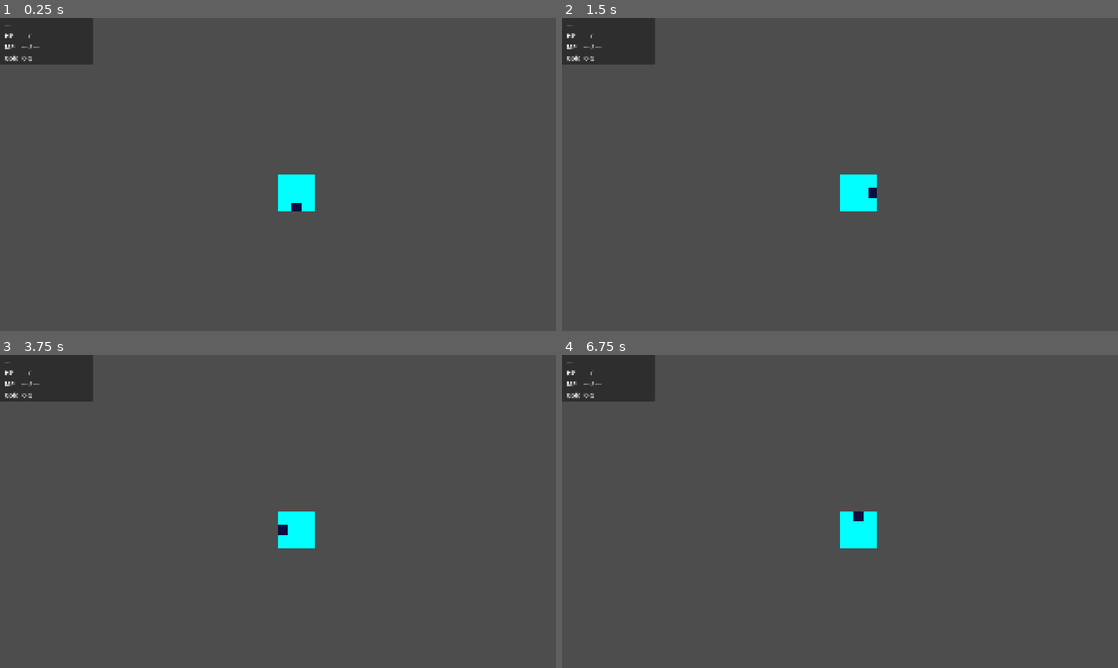
Above: before the commit, frames 1-4 (two rows, left to right).
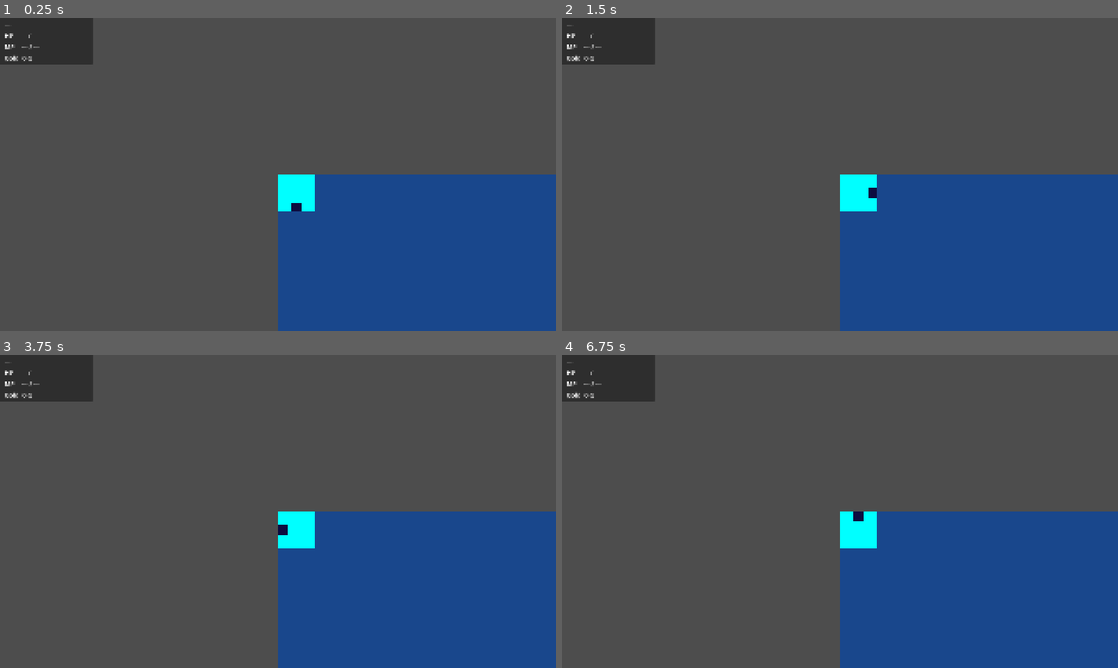
Above: after the commit, the same moments.

Repository: f00man/godot4-dragon-warrior-clone
Game: Godot game, scene res://scenes/world/overworld.tscn
Same seed, same stepped clock (60 frames per second), same inputs: the game is played once before the commit and once after it. This scene is started directly instead of the project's main scene.
Inputs (mouse positions are in pixels of both pictures, inside the frame that each line leads up to):
- Up to frame 1 (0.25 s): no input
- Up to frame 2 (1.5 s): tap Enter (ui_accept) at 0.5, 0.77, 1.25 s; move the mouse to (962, 158) at 0.52 s; hold D (move_right) 0.53-1.25 s; click (962, 158) at 0.67 s; drag from (728, 190) to (812, 237) at 1.27 s
- Up to frame 3 (3.75 s): tap Enter (ui_accept) at 2, 2.75, 3.5 s; move the mouse to (333, 442) at 2.02 s; hold D (move_right) 2.03-2.75 s; drag from (250, 574) to (111, 464) at 2.77 s; move the mouse to (444, 558) at 3.52 s; hold A (move_left) from 3.53 s (still down)
- Up to frame 4 (6.75 s): tap Enter (ui_accept) at 3.77, 4.25 s; release A (move_left) at 4.25 s; drag from (673, 464) to (756, 433) at 4.27 s; move the mouse to (867, 511) at 5.02 s; hold S (move_down) 5.03-5.75 s; click (867, 511) at 5.17 s; drag from (756, 433) to (728, 527) at 5.77 s; move the mouse to (962, 495) at 6.52 s; hold W (move_up) from 6.53 s (still down)

The runs differ from the first frame. In frame 1, 24% of the frame differs, in the area x 50-100%, y 50-100%; in frame 2, 24%; in frame 3, 24%; in frame 4, 24%.
Error before the commit: Invalid call. Nonexistent function 'set_physics_layer_polygon_count' in base 'TileData'. (res://scenes/world/overworld.gd:319)

Commit message:
Fix crash: replace TileData physics API with tile-type blocking in player.gd
Co-Authored-By: Claude Sonnet 4.6 <noreply@anthropic.com>

Diff:
--- a/godot4-dragon-warrior-clone/scenes/world/overworld.gd
+++ b/godot4-dragon-warrior-clone/scenes/world/overworld.gd
@@ -295,29 +295,19 @@
 		img.fill_rect(Rect2i(i * 32, 0, 32, 32), colors[i])
 	var tex = ImageTexture.create_from_image(img)
 
+	# No physics layer on the TileSet — terrain blocking is handled entirely
+	# in player.gd via _is_tile_blocked(), which reads the atlas column index
+	# of the destination tile. This avoids the TileData physics polygon API
+	# (which has version-dependent method names) and is more Dragon Warrior-
+	# authentic: blocking is pure tile logic, not physics simulation.
 	var tileset = TileSet.new()
 	tileset.tile_size = Vector2i(32, 32)
-
-	# Physics layer 0 → world collision layer/mask 1.
-	# Blocking tiles (OCEAN, MOUNTAIN) get a full-tile polygon below.
-	tileset.add_physics_layer()
-	tileset.set_physics_layer_collision_layer(0, 1)
-	tileset.set_physics_layer_collision_mask(0, 1)
 
 	var source = TileSetAtlasSource.new()
 	source.texture = tex
 	source.texture_region_size = Vector2i(32, 32)
 	for i in range(10):
 		source.create_tile(Vector2i(i, 0))
-
-	# Full-tile collision polygon (tile-local coords 0→32).
-	var block = PackedVector2Array([
-		Vector2(0, 0), Vector2(32, 0), Vector2(32, 32), Vector2(0, 32)
-	])
-	for blocked in [OCEAN, MOUNTAIN]:
-		var td = source.get_tile_data(Vector2i(blocked, 0), 0)
-		td.set_physics_layer_polygon_count(0, 1)
-		td.set_physics_layer_polygon(0, 0, block)
 
 	tileset.add_source(source)
 	return tileset
--- a/godot4-dragon-warrior-clone/scripts/entities/player.gd
+++ b/godot4-dragon-warrior-clone/scripts/entities/player.gd
@@ -113,41 +113,59 @@
 	facing = direction
 	_update_direction_indicator()
 
-	# Convert the unit-direction vector into a full-tile pixel displacement.
-	# move_and_collide expects a motion in pixel space, not tile space.
+	var dest = tile_position + direction
+
+	# --- Tile-type blocking (overworld terrain) ---
+	# Check whether the destination tile is passable before attempting any
+	# physics move. This handles ocean and mountain blocking without needing
+	# physics collision shapes on the TileSet, which avoids version-dependent
+	# TileData physics polygon APIs.
+	if _is_tile_blocked(dest):
+		return
+
+	# --- Physics-body blocking (castle walls, NPC colliders, etc.) ---
+	# move_and_collide handles StaticBody2D walls placed in castle/town scenes.
+	# On the overworld the TileMapLayer has no physics layer, so this only fires
+	# when the player bumps into a scene-placed physics object.
 	var motion = direction * TILE_SIZE
-
-	# Attempt the move through Godot's physics engine. move_and_collide returns
-	# a KinematicCollision2D object if something blocked the motion, or null if
-	# the player moved freely. This replaces the old direct position assignment
-	# so wall tile collision shapes actually stop movement.
 	var collision = move_and_collide(motion)
-
 	if collision != null:
-		# A physics body (the TileMapLayer wall shape) blocked the full motion.
-		# Do NOT update tile_position or emit player_moved — from the game's
-		# perspective the player did not change tiles.
-		# move_and_collide may have slid the body slightly along a surface, but
-		# for grid movement we want to stay exactly on the grid, so snap back.
+		# A StaticBody2D blocked the move. Snap back to the exact grid position
+		# to prevent any sub-pixel drift from the partial move_and_collide slide.
 		position = tile_position * TILE_SIZE
 		return
 
-	# Move was unobstructed — commit the new tile coordinate.
-	# We derive tile_position from the actual post-move pixel position to stay
-	# in sync with what move_and_collide wrote, then snap to the nearest grid
-	# origin so any sub-pixel drift is eliminated.
-	tile_position = tile_position + direction
-
-	# Snap the pixel position to the exact tile grid coordinate. This guards
-	# against any floating-point drift that move_and_collide might introduce.
+	# Move was clear — commit the new tile coordinate and pixel position.
+	tile_position = dest
 	position = tile_position * TILE_SIZE
 
-	# Track how many tiles the player has walked. The encounter system will
-	# compare this against a zone-specific threshold to roll for battles.
 	step_count += 1
-	print("Step %d — tile position: %s" % [step_count, tile_position])
+	print("Step %d — tile: %s" % [step_count, tile_position])
 
-	# Notify the overworld (and anything else listening) that the player has
-	# moved. Keeps GameState in sync without this script needing to know
-	# anything about GameState directly — loose coupling via signals.
+	# Notify listeners (overworld.gd updates GameState; EncounterManager rolls
+	# for a random battle). Loose coupling — player.gd emits, others react.
 	player_moved.emit(tile_position)
+
+
+# Returns true if the tile at tile_pos should block the player.
+# Looks for a TileMapLayer sibling node; if none exists (e.g. in castle scenes
+# that use StaticBody2D walls instead) this always returns false so physics
+# blocking takes over.
+func _is_tile_blocked(tile_pos):
+	var tilemap = get_node_or_null("../TileMapLayer")
+	if tilemap == null or tilemap.tile_set == null:
+		return false
+
+	var ipos = Vector2i(int(tile_pos.x), int(tile_pos.y))
+	var atlas = tilemap.get_cell_atlas_coords(ipos)
+
+	# Vector2i(-1,-1) means no tile at that cell — off the edge of the map.
+	# Treat as blocked so the player cannot walk into empty space.
+	if atlas == Vector2i(-1, -1):
+		return true
+
+	# The tile type is encoded in the atlas X coordinate (column index),
+	# matching the 10-column placeholder tileset built in overworld.gd.
+	# OCEAN = column 0, MOUNTAIN = column 3.
+	var tile_type = atlas.x
+	return tile_type == 0 or tile_type == 3
--- a/godot4-dragon-warrior-clone/tools/generate_overworld.gd
+++ b/godot4-dragon-warrior-clone/tools/generate_overworld.gd
@@ -352,11 +352,9 @@
 	var tileset = TileSet.new()
 	tileset.tile_size = Vector2i(32, 32)
 
-	# Physics layer 0 in the tileset maps to collision layer/mask 1 in the world.
-	# This matches what overworld.gd sets on the Player CharacterBody2D.
-	tileset.add_physics_layer()
-	tileset.set_physics_layer_collision_layer(0, 1)
-	tileset.set_physics_layer_collision_mask(0, 1)
+	# No physics layer — terrain blocking is handled by player.gd reading the
+	# atlas column index of the destination tile before committing the move.
+	# This avoids the version-dependent TileData physics polygon API.
 
 	# ── Atlas source ─────────────────────────────────────────────────────────
 	var source = TileSetAtlasSource.new()
@@ -366,16 +364,6 @@
 	# Register all 10 tile entries so set_cell() can reference them by atlas coord.
 	for i in range(10):
 		source.create_tile(Vector2i(i, 0))
-
-	# Add a full-tile collision polygon to each impassable tile type.
-	# The polygon vertices are in tile-local coordinates (0,0) to (32,32).
-	var block = PackedVector2Array([
-		Vector2(0, 0), Vector2(32, 0), Vector2(32, 32), Vector2(0, 32)
-	])
-	for blocked_type in [OCEAN, MOUNTAIN]:
-		var td = source.get_tile_data(Vector2i(blocked_type, 0), 0)
-		td.set_physics_layer_polygon_count(0, 1)
-		td.set_physics_layer_polygon(0, 0, block)
 
 	# Source ID will be 0 (first and only source in this tileset).
 	tileset.add_source(source)
